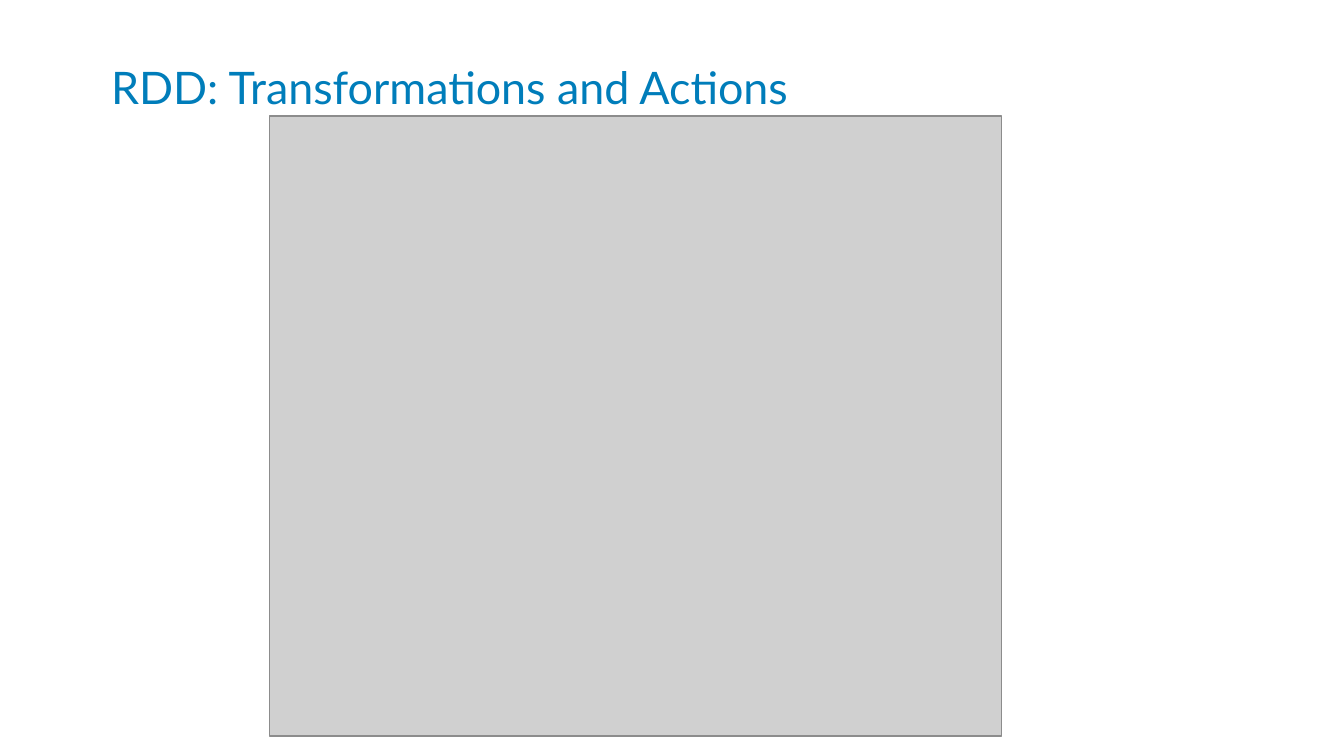
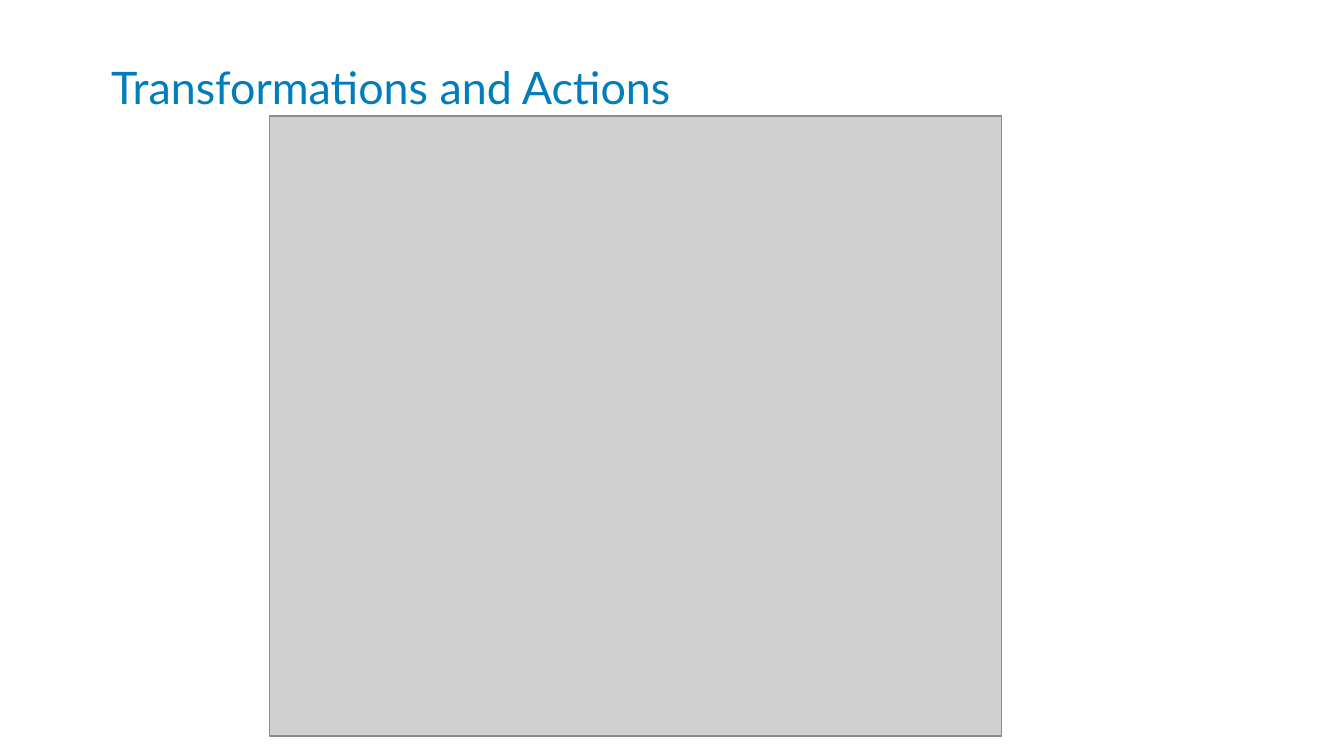
Before and after one commit to kstanaszek/SparkAndScalaInTandem, a slide deck: slide 11 of src/main/resources/slides.pptx. Drawn at 1344x756 pixels with LibreOffice and Linux fonts; fonts in the diff are those of the drawing; grey boxes stand for pictures. Boxes give left, top, right and bottom in pixels: in the first picture for what was removed or moved away, otherwise in the second. Text is boxed around its words. In the diff, an @@ line names an element or a change of style, - is before the commit and + after.

```diff
--- a/src/main/resources/slides.pptx
+++ b/src/main/resources/slides.pptx
@@ title at [111,71,671,105]: text changed @@
-RDD: Transformations and Actions
+Transformations and Actions
```
Also in this commit, not shown: 2 other slides changed.
